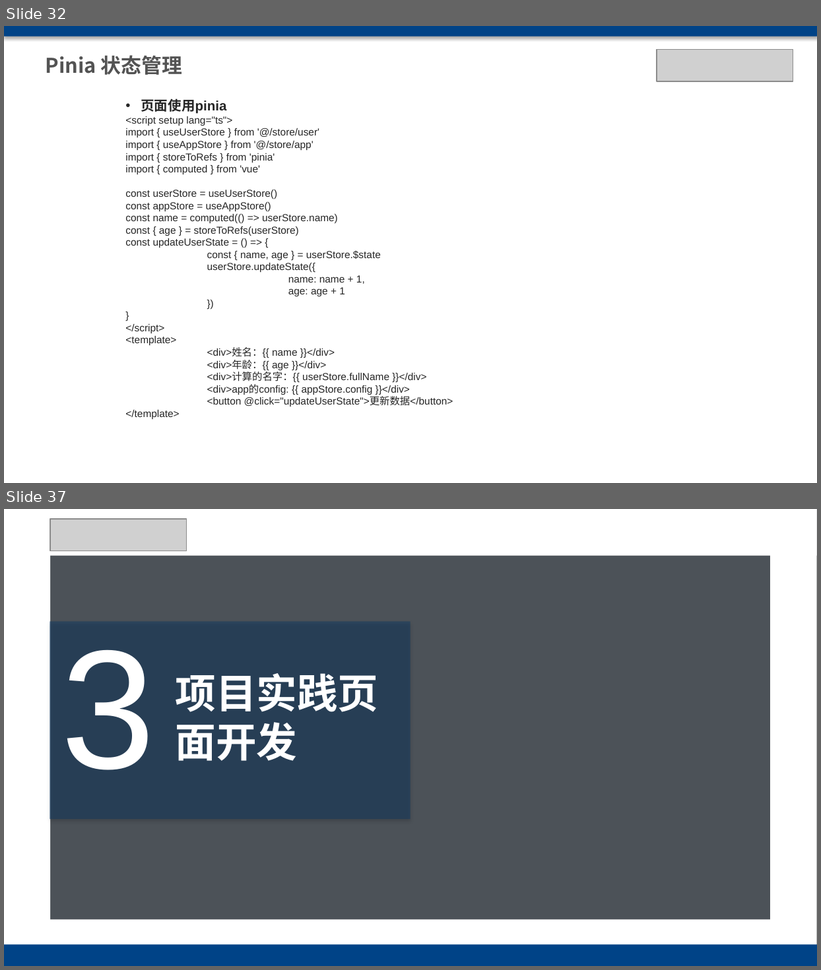
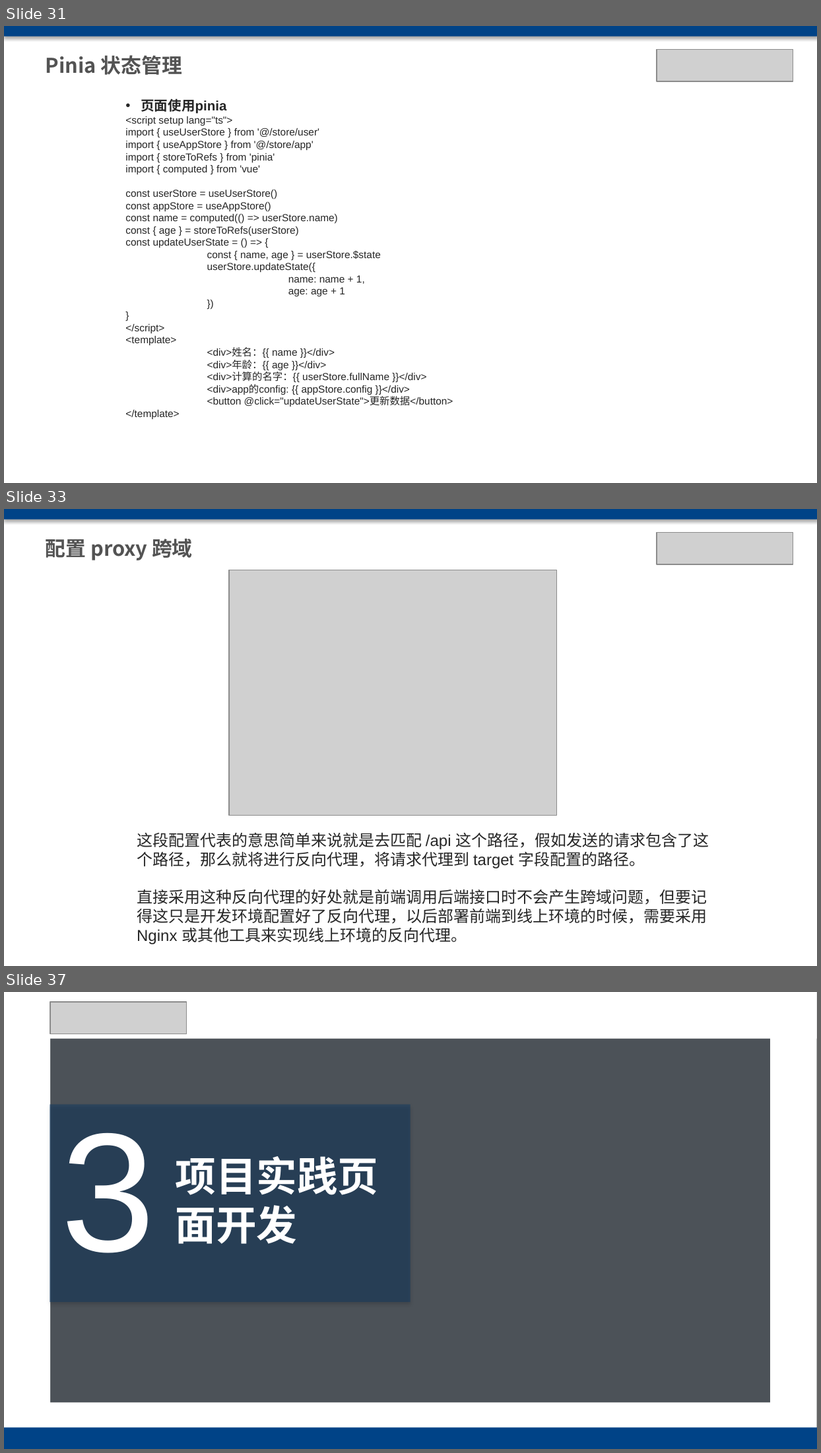
Before and after one commit to chxxx/vue3-antd, a slide deck: public/vue3 antdesign.pptx. Shown one above the other, each under a label of ours: slides 32 and 37 before the commit, slides 31, 33 and 37 after it; the slides between them are not shown. The pictures are 821x970 and 821x1453 pixels, drawn with LibreOffice and Linux fonts; fonts in the diff are those of the drawing; grey boxes stand for pictures; background and template pictures are left out; a plain dark background stands for a picture behind light text. Boxes give left, top, right and bottom in pixels: in the first picture for what was removed or moved away, otherwise in the second. Text is boxed around its words. In the diff, an @@ line names an element or a change of style, - is before the commit and + after.

```diff
--- a/public/vue3 antdesign.pptx
+++ b/public/vue3 antdesign.pptx
@@ slide 33 added at <box>4,509,817,966</box>, background #FFFFFF @@
@@ rectangle added at <box>4,509,817,520</box>, fill #004387 @@
@@ text added at <box>46,539,193,560</box>, 18 pt, text #535353, bold @@
+配置 proxy 跨域
@@ picture added at <box>657,533,793,564</box> @@
@@ picture added at <box>229,570,557,817</box> @@
@@ text added at <box>137,833,709,945</box>, 14 pt, text #262626 @@
+这段配置代表的意思简单来说就是去匹配 /api 这个路径，假如发送的请求包含了这个路径，那么就将进行反向代理，将请求代理到 target 字段配置的路径。
+直接采用这种反向代理的好处就是前端调用后端接口时不会产生跨域问题，但要记得这只是开发环境配置好了反向代理，以后部署前端到线上环境的时候，需要采用 Nginx 或其他工具来实现线上环境的反向代理。
@@ what was slide 32 is now slide 31 @@
```
Also in this commit, not shown: 3 slides changed, 2 other slides added, 3 slides removed, 22 other files.
